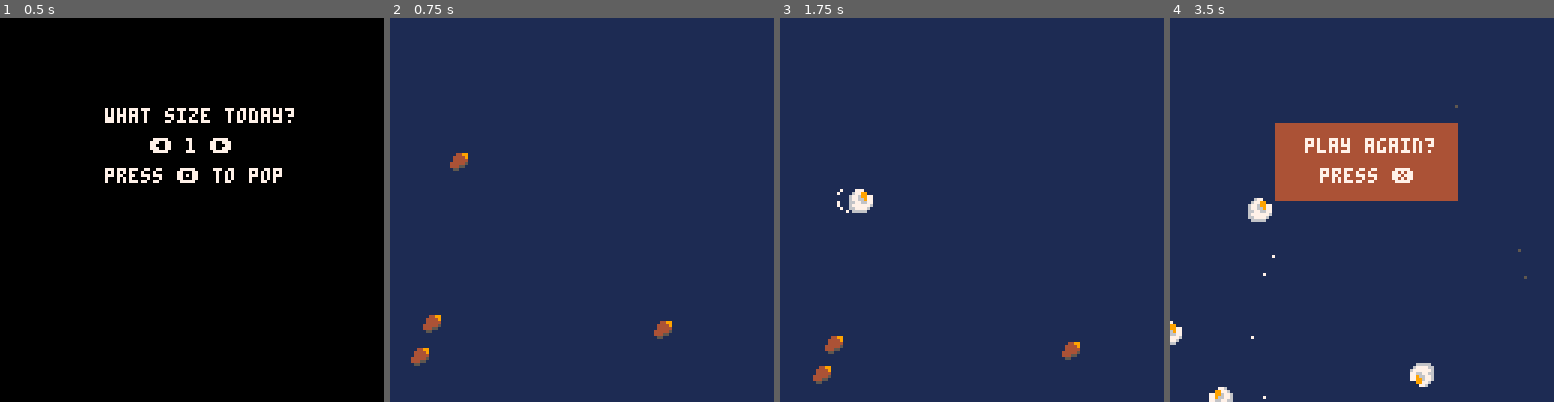
Above: before the commit, frames 1-4 (left to right).
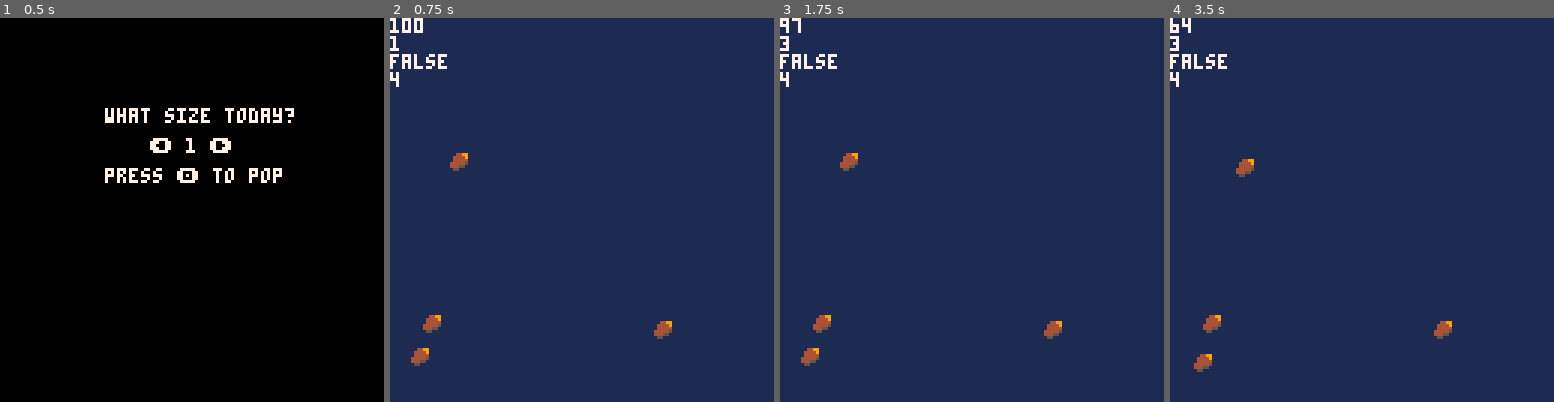
Above: after the commit, the same moments.

Repository: thoughtlesslabs/popper
Game: PICO-8 cartridge popper.p8
The game is run twice, just before and just after one commit, with the same random seed, the same clock (stepped at 60 frames per second) and the same inputs.
Inputs:
- Up to frame 1 (0.5 s): tap X (X key) at 0.33 s
- Up to frame 2 (0.75 s): tap O (Z key) at 0.7 s
- Up to frame 3 (1.75 s): tap X (X key) at 1.07 s; hold Right from 1.6 s (still down); tap O (Z key) at 1.7 s
- Up to frame 4 (3.5 s): tap X (X key) at 1.85, 2.97 s; release Right at 2.1 s; tap O (Z key) every 0.4 s from 2.1 to 3.3 s; hold Right 2.47-3.03 s; hold Left from 3.08 s (still down)

Frame 1 is identical in both runs. In frame 2, 0.6% of the frame differs, in the area x 0-15%, y 0-18%; in frame 3, 2.0%; in frame 4, 12%, in the area x 0-93%, y 0-100%.

Commit message:
Attempting to jitter only after button press. Not working

Diff:
--- a/popper.p8
+++ b/popper.p8
@@ -45,17 +45,6 @@
 
 -->8
 --gimme the juice
-
---kernel jitter
-function jitter(_j)
-	_j.j=true
-	if _j.j then
-	jit={}
-		for i=1,50 do
-			add(jit,rnd(2))
-		end
-	end
-end
 
 -- particles
 function addpart(_x,_y,_dx,_dy,_type,_maxage,_col)
@@ -145,6 +134,7 @@
 	popcount=0
 	gametimer=30
 	levelselect()
+	jit=0
 	if btnp(4) then
 		mode="game"
 	end
@@ -173,28 +163,35 @@
 function updategame()
  if popcount<#kernels then
  	if btnp(4) then
- 	kernpop()
+ 	rkern=flr(rnd(#kernels)+1)
+ 	kernels[rkern].j=true
  	end
  else
  	updategameover()
  end
  movekern(rkern)
- if kernels[rkern].j then
-		kernels[rkern].jtimer-=1
+	if kernels[rkern].j then
+		jitter(rkern)
+	end
+end
+
+function jitter(_j)
+	kernels[_j].jtimer-=1
+	if kernels[_j].jtimer > 0 then
+		jit=rnd(3)
+	else
+		kernels[_j].jtimer=0
+		kernpop()
 	end
 end
 
 function kernpop()
-	rkern=flr(rnd(#kernels)+1)
-	jitter(kernels[rkern])
-	if kernels[rkern].p==true then
-		del(kernels,kernels[rkern].n)
-		kernpop()
+	if kernels[rkern].p then
+
 	else
 		sfx(0)
 		shake=0.4
 		kernels[rkern].p=true
-		kernels[rkern].v=false
 		popped(kernels[rkern])
 		popcount+=1
 	end
@@ -252,12 +249,10 @@
 	k.y=mid(1,rnd(110),110)
 	k.dx=1
 	k.dy=-1
-	k.v=true
 	k.p=false
 	k.j=false
 	k.jtimer=100
 	k.r=flr(rnd(4)+1)
-	k.n=_i
 	k.mvtimer=10
 	add(kernels,k)
 end
@@ -278,10 +273,18 @@
 function drawgame()
 	local i
 	cls(1)
+	print(kernels[rkern].jtimer)
+	print(rkern)
+	print(kernels[rkern].p)
+	print(#kernels)
 	doshake()
 	for i=1,#kernels do
-		if kernels[i].v then
-			spr(2,kernels[i].x+rnd(jit),kernels[i].y+rnd(jit))
+		if kernels[i].p==false then
+			if kernels[i].j then
+			spr(2,kernels[i].x+jit,kernels[i].y+jit)
+			else
+			spr(2,kernels[i].x,kernels[i].y)
+			end
 		elseif kernels[i].p then
 		--	spr(1,kernels[i].x,kernels[i].y+5,1,1,kernels[i].r)
 			if kernels[i].r==1 then
